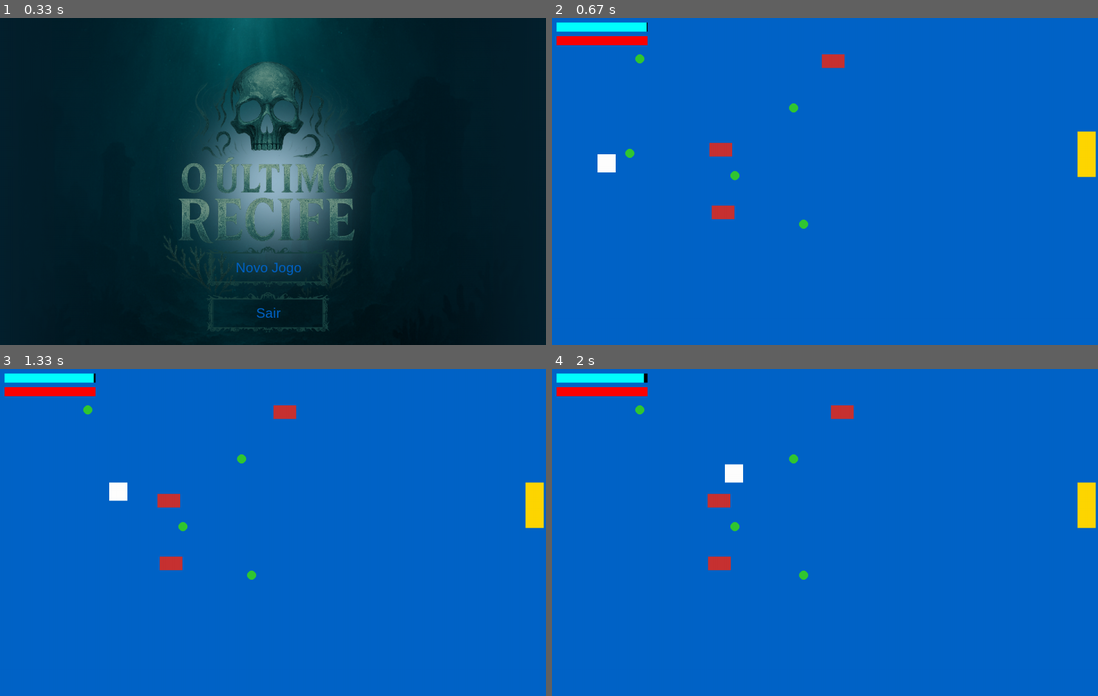
Above: before the commit, frames 1-4 (two rows, left to right).
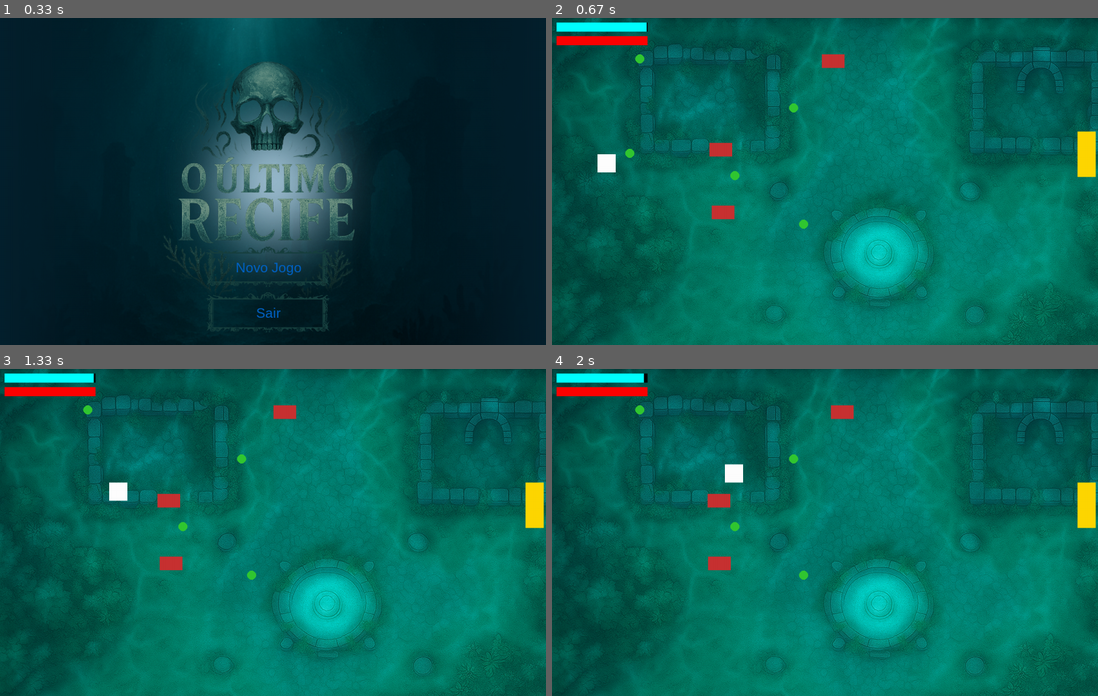
Above: after the commit, the same moments.

Repository: josecjunior7/The_Last_Recife
Game: pygame game, started from main.py
Same seed, same stepped clock (60 frames per second), same inputs: the game is played once before the commit and once after it.
Inputs (mouse positions are in pixels of both pictures, inside the frame that each line leads up to):
- Up to frame 1 (0.33 s): no input
- Up to frame 2 (0.67 s): click "Novo Jogo" at 0.38 s
- Up to frame 3 (1.33 s): hold Right 0.67-1.13 s; move the mouse to (251, 545) at 0.7 s; hold Up from 1.17 s (still down)
- Up to frame 4 (2 s): release Up at 1.47 s; hold Right 1.5-1.97 s

Frame 1 is identical in both runs. In frame 2, 98% of the frame differs, in the area x 0-100%, y 0-100%; in frame 3, 98%; in frame 4, 98%.

Commit message:
Load and display game map in main loop
Load and display the game map image in the main loop.

Diff:
--- a/main.py
+++ b/main.py
@@ -9,7 +9,7 @@
 
 # Inicializa pygame
 pygame.init()
-
+mapa = pygame.image.load("assets/images/mapa.png").convert()
 # antes de rodar o jogo, chama o menu
 escolha = menu(TELA, clock)
 
@@ -26,7 +26,7 @@
 rodando = True
 while rodando:
     clock.tick(FPS)
-    TELA.fill(AZUL)
+    TELA.blit(mapa, (0, 0))
 
     tempo_atual = pygame.time.get_ticks()  # tempo desde início do jogo (ms)
 
